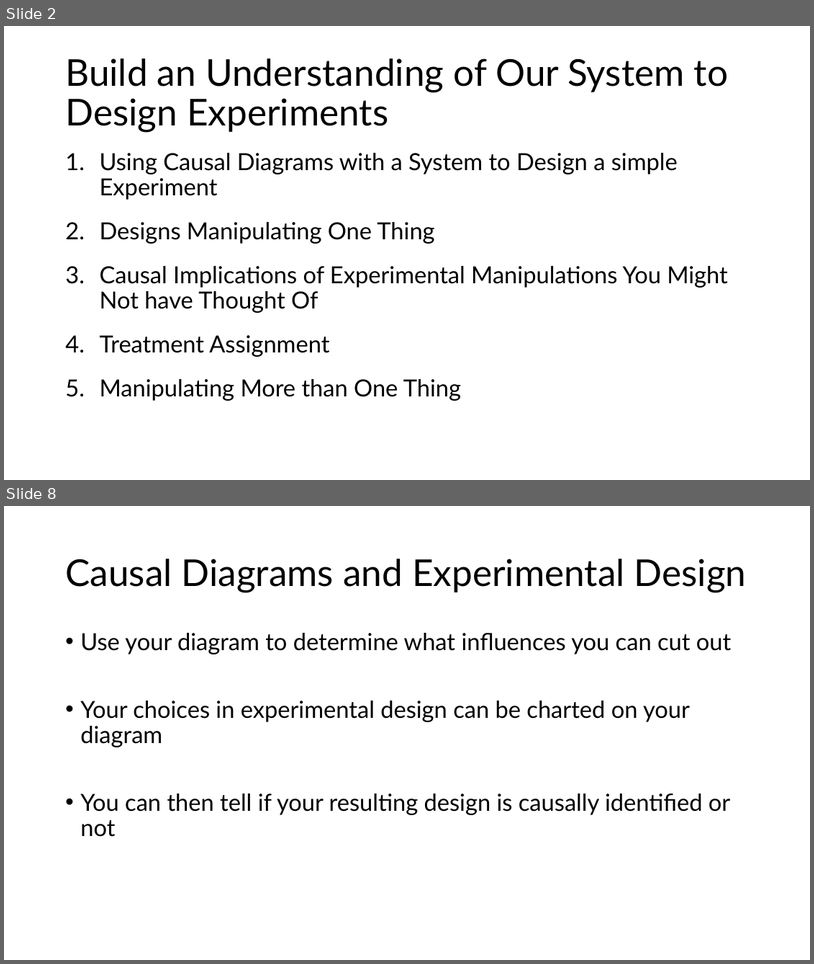
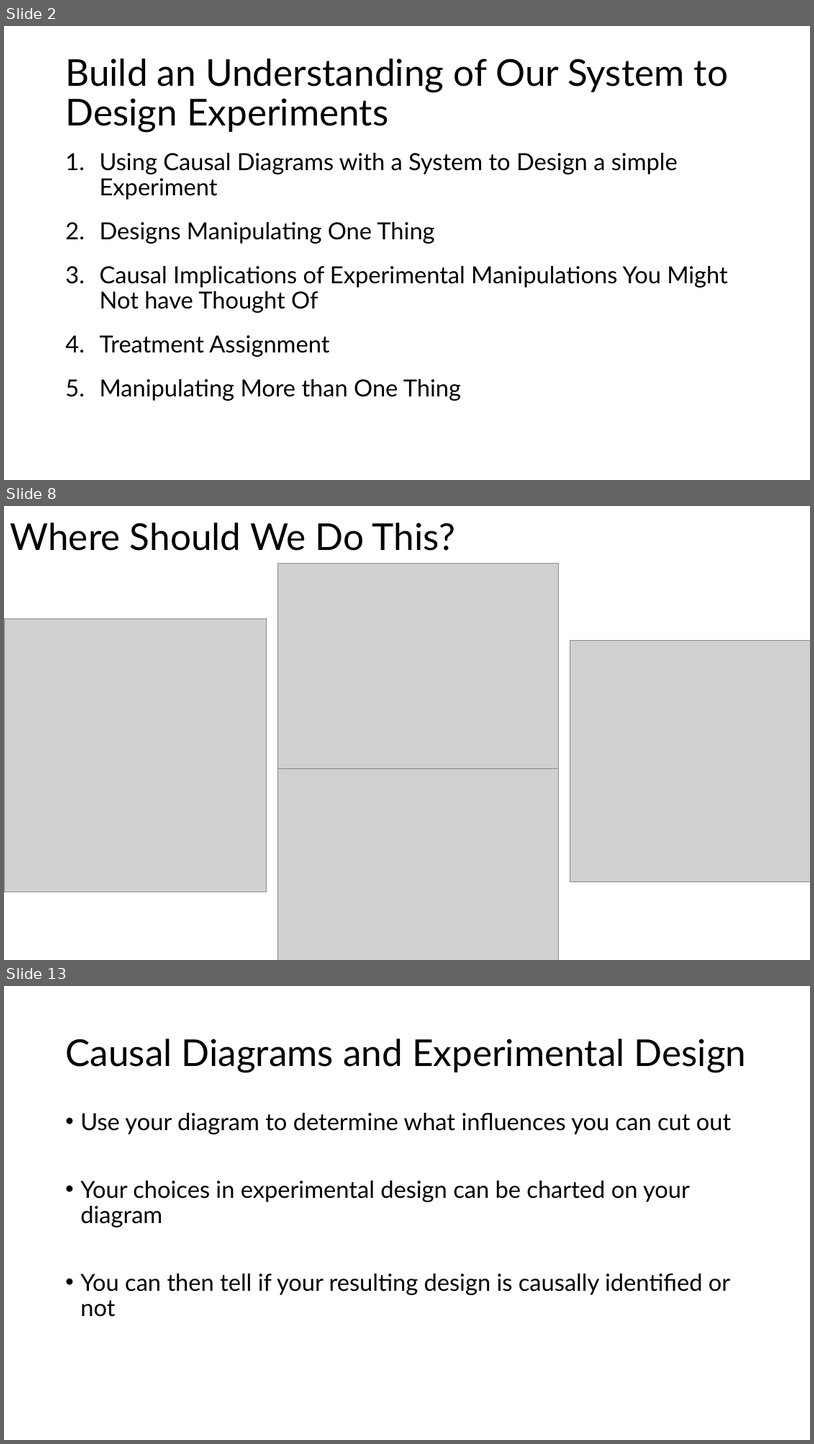
Before and after one commit to biol607/biol607.github.io, a slide deck: lectures/causality_experiments.pptx. Shown one above the other, each under a label of ours: slides 2 and 8 before the commit, slides 2, 8 and 13 after it; the slides between them are not shown. The pictures are 814x964 and 814x1444 pixels, drawn with LibreOffice and Linux fonts; fonts in the diff are those of the drawing; grey boxes stand for pictures. Boxes give left, top, right and bottom in pixels: in the first picture for what was removed or moved away, otherwise in the second. Text is boxed around its words. In the diff, an @@ line names an element or a change of style, - is before the commit and + after.

```diff
--- a/lectures/causality_experiments.pptx
+++ b/lectures/causality_experiments.pptx
@@ slide 8 added at (4, 506, 810, 960), background #FFFFFF @@
@@ title added at (10, 523, 455, 551), 44 pt, text #000000 @@
+Where Should We Do This?
@@ picture added at (278, 563, 558, 769) @@
@@ picture added at (4, 618, 267, 892) @@
@@ picture added at (570, 641, 810, 882) @@
@@ picture added at (278, 761, 558, 960) @@
@@ what was slide 8 is now slide 13 @@
```
Also in this commit, not shown: 7 slides changed, 6 other slides added, 2 slides removed, 2 other files.
